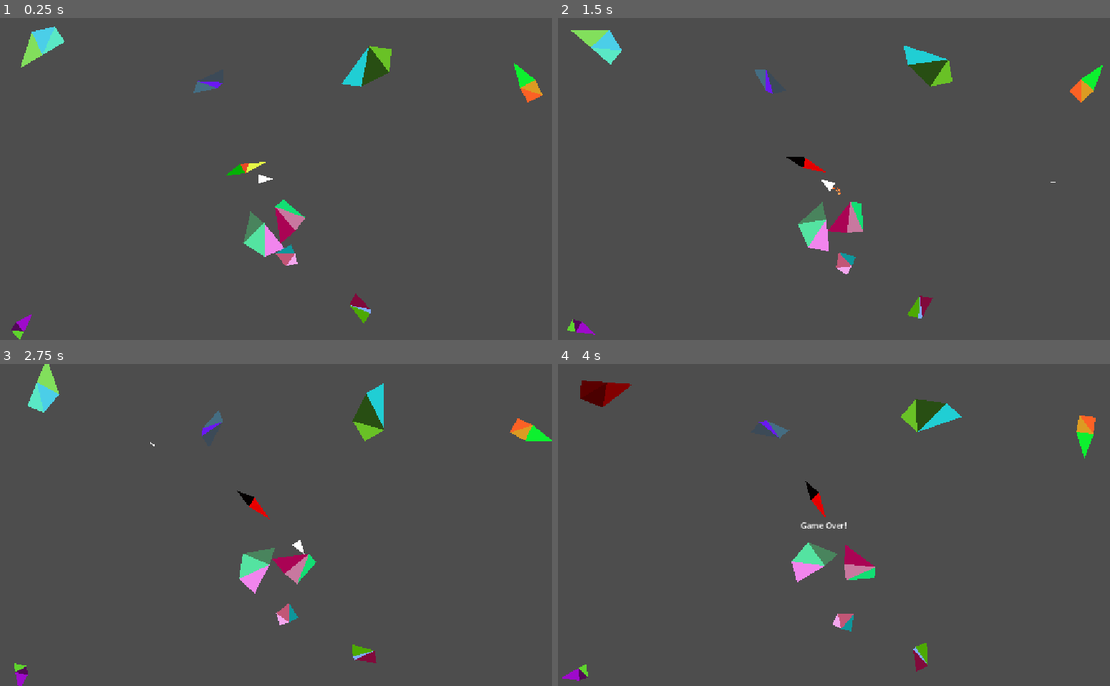
Above: before the commit, frames 1-4 (two rows, left to right).
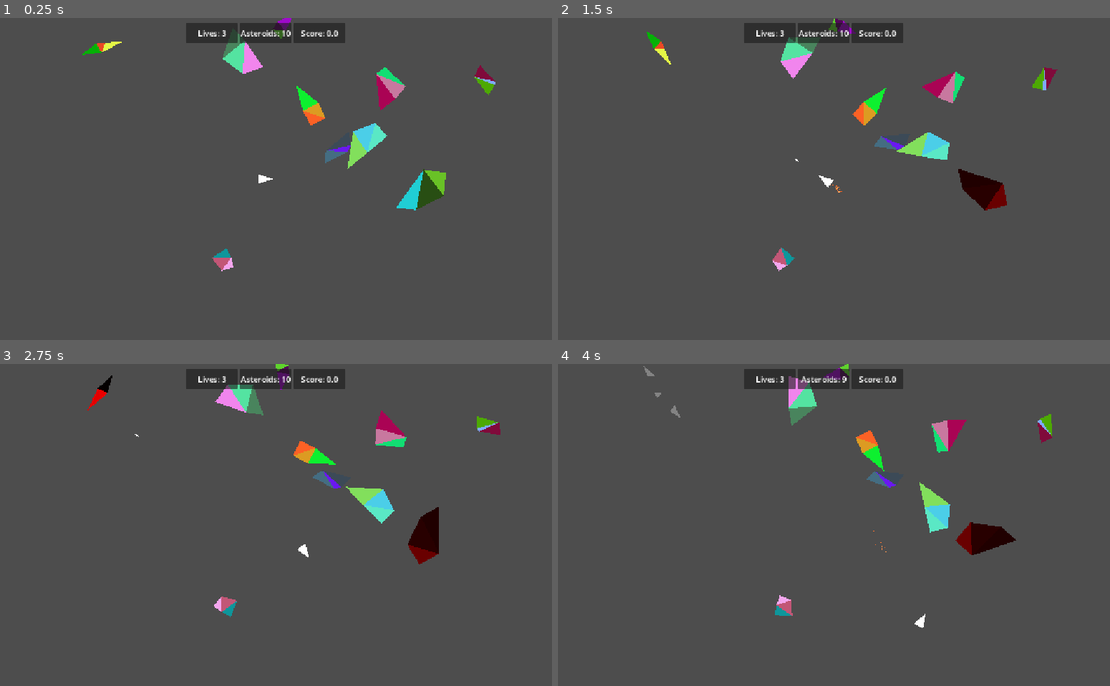
Above: after the commit, the same moments.

Repository: ProudFridge/Asteroids
Game: Godot game, scene res://scenes/game/game.tscn
The game is run twice, just before and just after one commit, with the same random seed, the same clock (stepped at 60 frames per second) and the same inputs.
Inputs (mouse positions are in pixels of both pictures, inside the frame that each line leads up to):
- Up to frame 1 (0.25 s): no input
- Up to frame 2 (1.5 s): tap Enter at 0.5 s; move the mouse to (949, 162) at 0.52 s; hold D (turn_right) 0.53-1.28 s; hold Space (shoot) 0.53-1.28 s; click (949, 162) at 0.67 s; move the mouse to (707, 195) at 1.27 s; hold S (backwards) from 1.28 s (still down); tap Space (shoot) at 1.35 s
- Up to frame 3 (2.75 s): move the mouse to (320, 454) at 2.02 s; release S (backwards) at 2.03 s; hold D (turn_right) from 2.03 s (still down); hold Space (shoot) from 2.03 s (still down); tap Alt at 2.1 s
- Up to frame 4 (4 s): move the mouse to (795, 589) at 2.77 s; release D (turn_right) at 2.78 s; release Space (shoot) at 2.78 s; hold W (forwards) 2.78-3.53 s; tap Shift at 2.85 s; click (795, 589) at 2.92 s; tap Space (shoot) at 3.05 s; move the mouse to (994, 573) at 3.52 s; hold A (turn_left) from 3.53 s (still down); hold Space (shoot) from 3.53 s (still down)

The runs differ from the first frame. In frame 1, 7.6% of the frame differs, in the area x 2-99%, y 0-100%; in frame 2, 7.6%; in frame 3, 7.6%; in frame 4, 7.6%, in the area x 0-98%, y 0-99%.

Commit message:
Add scoreboard that displays the players health, the number of asteroids left and the player's score

Diff:
--- a/player.gd
+++ b/player.gd
@@ -1,11 +1,11 @@
 extends CharacterBody2D
 class_name Player
 
-const accel: float = 5.0
+const accel: float = 2.0
 var maxSpeed: float = 400
 var rotSpeed: float = 5 # rad/s
 # TODO: change to health later, faster asteroids deal more damage
-var lives: int = 3
+var lives: float = 3
 
 var polygon: PackedVector2Array
 var viewportSize: Vector2
@@ -17,6 +17,7 @@
 @export var playerSize: Vector2 = Vector2(15, 30)
 
 signal died()
+signal health_lost(currentHealth: float)
 
 func _ready() -> void:
 	# Temp
@@ -48,6 +49,7 @@
 		var body: Node = collision.get_collider()
 		if body is Asteroid and damage_timer.is_stopped():
 			lives -= 1
+			health_lost.emit(lives)
 			if lives <= 0:
 				died.emit()
 				die()
--- a/scenes/asteroid/asteroid.gd
+++ b/scenes/asteroid/asteroid.gd
@@ -11,6 +11,8 @@
 var polygon: PackedVector2Array = []
 var boundingBox: Vector2 = Vector2(60,60)
 var center: Vector2 = Vector2.ZERO
+
+signal died
 
 func _ready() -> void:
 	polygon = generate_convex_polygon(5, boundingBox)
@@ -37,6 +39,7 @@
 	health = health - damage
 	if health <= 0:
 		shatter(true)
+		died.emit()
 		queue_free()
 	modulate = Color.RED
 
--- a/scenes/asteroid/asteroid.tscn
+++ b/scenes/asteroid/asteroid.tscn
@@ -5,7 +5,8 @@
 [node name="Asteroid" type="RigidBody2D" unique_id=2077462969]
 rotation = 1.655021
 scale = Vector2(0.99985087, 0.99985087)
-collision_layer = 7
+collision_layer = 2
+collision_mask = 7
 gravity_scale = 0.0
 angular_damp_mode = 1
 script = ExtResource("1_phgi8")
--- a/scenes/asteroid_shard/asteroid_shard.tscn
+++ b/scenes/asteroid_shard/asteroid_shard.tscn
@@ -4,6 +4,7 @@
 
 [node name="AsteroidShard" type="RigidBody2D" unique_id=1299285981]
 collision_layer = 4
+collision_mask = 7
 gravity_scale = 0.0
 linear_damp_mode = 1
 script = ExtResource("1_e80xw")
--- a/scenes/bullet/bullet.tscn
+++ b/scenes/bullet/bullet.tscn
@@ -8,7 +8,8 @@
 [sub_resource type="QuadMesh" id="QuadMesh_2m7xh"]
 
 [node name="Bullet" type="CharacterBody2D" unique_id=1057548200]
-collision_layer = 2
+collision_layer = 0
+collision_mask = 2
 script = ExtResource("1_7c8un")
 
 [node name="CollisionShape2D" type="CollisionShape2D" parent="." unique_id=650148437]
--- a/scenes/game/game.gd
+++ b/scenes/game/game.gd
@@ -5,15 +5,7 @@
 
 # Called when the node enters the scene tree for the first time.
 func _ready() -> void:
-	for i: int in 10:
-		var asteroid: Asteroid = ASTEROID.instantiate()
-		# Todo: replace with actua lscren size, maybe use a singleton to store the screen size
-		asteroid.position.x = randf_range(0, get_viewport().get_visible_rect().size.x)
-		asteroid.position.y = randf_range(0, get_viewport().get_visible_rect().size.y)
-
-		add_child(asteroid)
-
 	player.died.connect(_on_player_died)
 
 func _on_player_died() -> void:
-	$GameOverLabel.visible = true
+	$UI/GameOverLabel.visible = true
--- a/scenes/game/game.tscn
+++ b/scenes/game/game.tscn
@@ -3,6 +3,11 @@
 [ext_resource type="Script" uid="uid://cthkf4wvev651" path="res://scenes/game/game.gd" id="1_0sr1o"]
 [ext_resource type="PackedScene" uid="uid://s0kngucv0cnl" path="res://scenes/player/player.tscn" id="1_sul5r"]
 [ext_resource type="Script" uid="uid://5htph50fyjch" path="res://scenes/game/camera_2d.gd" id="2_7h61r"]
+[ext_resource type="PackedScene" uid="uid://dh2eakv6ikta5" path="res://scenes/managers/asteroid_manager/asteroid_manager.tscn" id="4_kelw5"]
+[ext_resource type="PackedScene" uid="uid://dt5w32stiehqw" path="res://scenes/managers/game_manager/game_manager.tscn" id="5_lfrn8"]
+[ext_resource type="Script" uid="uid://yb8dwdqkpvd5" path="res://scenes/game/ui/lives_label.gd" id="6_5i0tg"]
+[ext_resource type="Script" uid="uid://bq0jrxq4w8tr7" path="res://scenes/game/ui/asteroid_count_label.gd" id="7_bdhmt"]
+[ext_resource type="Script" uid="uid://d0q2jesqvby2b" path="res://scenes/game/ui/score_label.gd" id="8_87uf6"]
 
 [sub_resource type="LabelSettings" id="LabelSettings_0sr1o"]
 
@@ -14,8 +19,100 @@
 
 [node name="Player" parent="." unique_id=2088811554 instance=ExtResource("1_sul5r")]
 
-[node name="GameOverLabel" type="Label" parent="." unique_id=469862239]
+[node name="Managers" type="Node" parent="." unique_id=1491249176]
+
+[node name="AsteroidManager" parent="Managers" unique_id=1515685420 instance=ExtResource("4_kelw5")]
+
+[node name="GameManager" parent="Managers" unique_id=1113349235 node_paths=PackedStringArray("asteroidManager", "player") instance=ExtResource("5_lfrn8")]
+asteroidManager = NodePath("../AsteroidManager")
+player = NodePath("../../Player")
+
+[node name="UI" type="Control" parent="." unique_id=311688332]
+layout_mode = 3
+anchors_preset = 15
+anchor_right = 1.0
+anchor_bottom = 1.0
+grow_horizontal = 2
+grow_vertical = 2
+
+[node name="MarginContainer" type="MarginContainer" parent="UI" unique_id=213812162]
+custom_minimum_size = Vector2(320, 0)
+layout_mode = 1
+anchors_preset = 5
+anchor_left = 0.5
+anchor_right = 0.5
+offset_left = -25.0
+offset_right = 25.0
+offset_bottom = 50.0
+grow_horizontal = 2
+theme_override_constants/margin_top = 10
+
+[node name="HBoxContainer" type="HBoxContainer" parent="UI/MarginContainer" unique_id=1303447050]
+layout_mode = 2
+
+[node name="Panel" type="Panel" parent="UI/MarginContainer/HBoxContainer" unique_id=507421942]
+layout_mode = 2
+size_flags_horizontal = 3
+
+[node name="LivesLabel" type="Label" parent="UI/MarginContainer/HBoxContainer/Panel" unique_id=474743535 node_paths=PackedStringArray("player")]
+layout_mode = 1
+anchors_preset = 8
+anchor_left = 0.5
+anchor_top = 0.5
+anchor_right = 0.5
+anchor_bottom = 0.5
+offset_left = -0.5
+offset_top = -11.5
+offset_right = 0.5
+offset_bottom = 11.5
+grow_horizontal = 2
+grow_vertical = 2
+script = ExtResource("6_5i0tg")
+player = NodePath("../../../../../Player")
+
+[node name="Panel2" type="Panel" parent="UI/MarginContainer/HBoxContainer" unique_id=1979931798]
+layout_mode = 2
+size_flags_horizontal = 3
+
+[node name="AsteroidCountLabel" type="Label" parent="UI/MarginContainer/HBoxContainer/Panel2" unique_id=1230718935 node_paths=PackedStringArray("asteroidManager")]
+layout_mode = 1
+anchors_preset = 8
+anchor_left = 0.5
+anchor_top = 0.5
+anchor_right = 0.5
+anchor_bottom = 0.5
+offset_left = -20.0
+offset_top = -11.5
+offset_right = 20.0
+offset_bottom = 11.5
+grow_horizontal = 2
+grow_vertical = 2
+script = ExtResource("7_bdhmt")
+asteroidManager = NodePath("../../../../../Managers/AsteroidManager")
+
+[node name="Panel3" type="Panel" parent="UI/MarginContainer/HBoxContainer" unique_id=2049838663]
+layout_mode = 2
+size_flags_horizontal = 3
+
+[node name="ScoreLabel" type="Label" parent="UI/MarginContainer/HBoxContainer/Panel3" unique_id=1073056985 node_paths=PackedStringArray("asteroidManager")]
+layout_mode = 1
+anchors_preset = 8
+anchor_left = 0.5
+anchor_top = 0.5
+anchor_right = 0.5
+anchor_bottom = 0.5
+offset_left = -20.0
+offset_top = -11.5
+offset_right = 20.0
+offset_bottom = 11.5
+grow_horizontal = 2
+grow_vertical = 2
+script = ExtResource("8_87uf6")
+asteroidManager = NodePath("../../../../../Managers/AsteroidManager")
+
+[node name="GameOverLabel" type="Label" parent="UI" unique_id=469862239]
 visible = false
+layout_mode = 1
 anchors_preset = 8
 anchor_left = 0.5
 anchor_top = 0.5
--- /dev/null
+++ b/scenes/game/ui/asteroid_count_label.gd
@@ -0,0 +1,11 @@
+extends Label
+
+@export var asteroidManager: AsteroidManager
+
+# Called when the node enters the scene tree for the first time.
+func _ready() -> void:
+	text = "Asteroids: " + str(asteroidManager.asteroidInstances.size())
+	asteroidManager.asteroid_removed.connect(_on_asteroid_manager_asteroid_removed)
+
+func _on_asteroid_manager_asteroid_removed() -> void:
+	text = "Asteroids: " + str(asteroidManager.asteroidInstances.size())
--- /dev/null
+++ b/scenes/game/ui/lives_label.gd
@@ -0,0 +1,12 @@
+extends Label
+
+@export var player: Player
+
+# Called when the node enters the scene tree for the first time.
+func _ready() -> void:
+	text = "Lives: " + str(int(round(player.lives)))
+	player.health_lost.connect(_on_player_health_lost)
+
+func _on_player_health_lost(currentHealth: float) -> void:
+	print(currentHealth)
+	text = "Lives: " + str(int(round(currentHealth)))
--- /dev/null
+++ b/scenes/game/ui/score_label.gd
@@ -0,0 +1,13 @@
+extends Label
+
+@export var asteroidManager: AsteroidManager
+var score: float = 0
+
+# Called when the node enters the scene tree for the first time.
+func _ready() -> void:
+	text = "Score: " + str(score)
+	asteroidManager.asteroid_removed.connect(_on_asteroid_manager_asteroid_removed)
+
+
+func _on_asteroid_manager_asteroid_removed() -> void:
+	text = "Score: " + str(score)
--- /dev/null
+++ b/scenes/managers/asteroid_manager/asteroid_manager.gd
@@ -0,0 +1,38 @@
+extends Node
+class_name AsteroidManager
+## Generates asteroid field, keeps track of current asteroids
+
+# Called when the node enters the scene tree for the first time.
+const ASTEROID: Resource = preload("res://scenes/asteroid/asteroid.tscn")
+
+var asteroidInstances: Array[Asteroid] = []
+
+signal asteroid_added
+signal asteroid_removed
+
+# Called when the node enters the scene tree for the first time.
+func _ready() -> void:
+	instantiate_asteroid_in_area(10, get_viewport().get_visible_rect().size, 10)
+
+## Instantiates asteroids in a specified area
+func instantiate_asteroid_in_area(asteroidNum: int, area: Vector2, exclusionZoneRadius: float) -> void:
+	for i: int in asteroidNum:
+		var asteroid: Asteroid = ASTEROID.instantiate()
+
+		# Todo: replace with actual scren size, maybe use a singleton to store the screen size
+		var position: Vector2 = Vector2.ZERO
+		#while position.distance_to(area / 2) < exclusionZoneRadius:
+		position.x = randf_range(0, area.x)
+		position.y = randf_range(0, area.y)
+		asteroid.position = position
+
+		# Remove asteroid from the instance array
+		asteroid.died.connect(_on_asteroid_death.bind(asteroid))
+
+		add_child(asteroid)
+		asteroid_added.emit()
+		asteroidInstances.append(asteroid)
+
+func _on_asteroid_death(asteroid: Asteroid) -> void:
+	asteroidInstances.erase(asteroid)
+	asteroid_removed.emit()
--- /dev/null
+++ b/scenes/managers/asteroid_manager/asteroid_manager.tscn
@@ -0,0 +1,6 @@
+[gd_scene format=3 uid="uid://dh2eakv6ikta5"]
+
+[ext_resource type="Script" uid="uid://bd1wl0yjlhw1" path="res://scenes/managers/asteroid_manager/asteroid_manager.gd" id="1_27iif"]
+
+[node name="AsteroidManager" type="Node" unique_id=1515685420]
+script = ExtResource("1_27iif")
--- /dev/null
+++ b/scenes/managers/game_manager/game_manager.gd
@@ -0,0 +1,22 @@
+extends Node
+class_name GameManager
+## Handles lives, sends lost signal
+
+# Made create a node that searches for other nodes in the scene tree
+@export var asteroidManager: AsteroidManager # To detect when we won
+@export var player: Player # To detect when we lost
+
+signal won
+signal lost
+
+# Called when the node enters the scene tree for the first time.
+func _ready() -> void:
+	asteroidManager.asteroid_removed.connect(_on_asteroid_manager_asteroid_removed)
+	player.died.connect(_on_player_died)
+
+func _on_asteroid_manager_asteroid_removed() -> void:
+	if asteroidManager.asteroidInstances.size() <= 0:
+		won.emit()
+
+func _on_player_died() -> void:
+	lost.emit()
--- /dev/null
+++ b/scenes/managers/game_manager/game_manager.tscn
@@ -0,0 +1,6 @@
+[gd_scene format=3 uid="uid://dt5w32stiehqw"]
+
+[ext_resource type="Script" uid="uid://cruni5fx36ps4" path="res://scenes/managers/game_manager/game_manager.gd" id="1_4tpuv"]
+
+[node name="GameManager" type="Node" unique_id=1113349235]
+script = ExtResource("1_4tpuv")
--- a/scenes/player/player.tscn
+++ b/scenes/player/player.tscn
@@ -12,6 +12,7 @@
 
 [node name="Player" type="CharacterBody2D" unique_id=2088811554]
 z_index = 1
+collision_mask = 3
 script = ExtResource("1_8afob")
 playerSize = Vector2(20, 30)
 
--- a/scenes/shoot_component/shoot_component.gd
+++ b/scenes/shoot_component/shoot_component.gd
@@ -8,6 +8,8 @@
 	var bulletInstance: Bullet = bullet.instantiate()
 	bulletInstance.rotation = shooter.rotation
 	bulletInstance.position = shooter.position
+	# make the bullets velocity realistic
+	#bulletInstance.velocity = bulletInstance.speed * Vector2.from_angle(shooter.rotation).normalized() + shooter.velocity
 	get_tree().root.add_child(bulletInstance)
 
 func _input(event: InputEvent) -> void:
Not shown, added: scenes/game/ui/asteroid_count_label.gd.uid
Not shown, added: scenes/game/ui/lives_label.gd.uid
Not shown, added: scenes/game/ui/score_label.gd.uid
Not shown, added: scenes/managers/asteroid_manager/asteroid_manager.gd.uid
Not shown, added: scenes/managers/game_manager/game_manager.gd.uid
